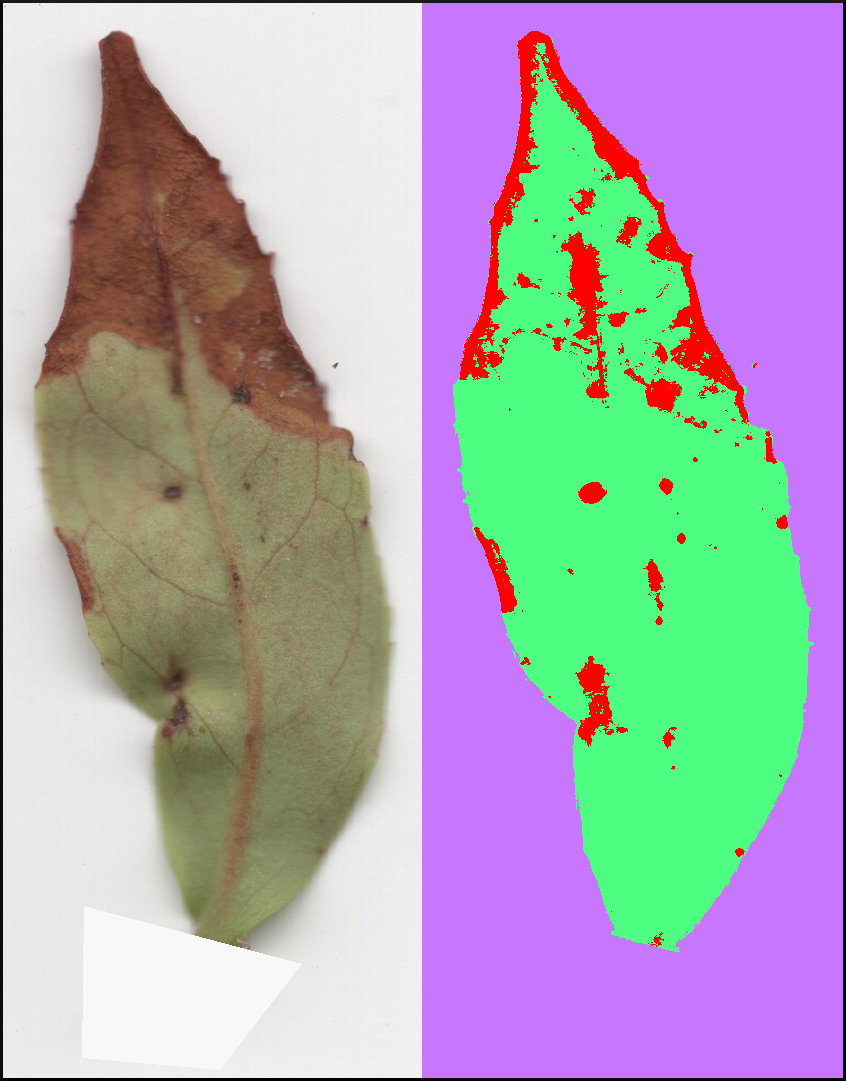
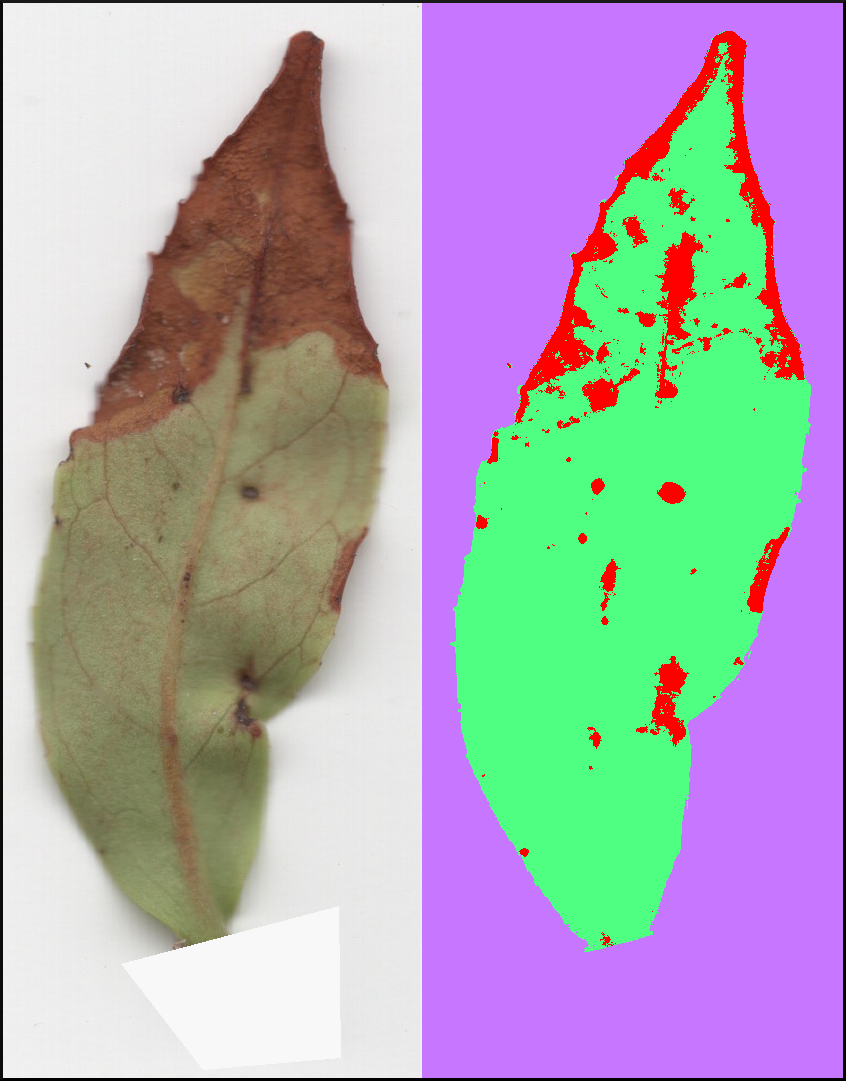
Before/after of a (846, 1081) layered artwork. What changed in the layer stack:
painted on "plant_18_leaf_3.png" over box(3, 4, 814, 1078)
